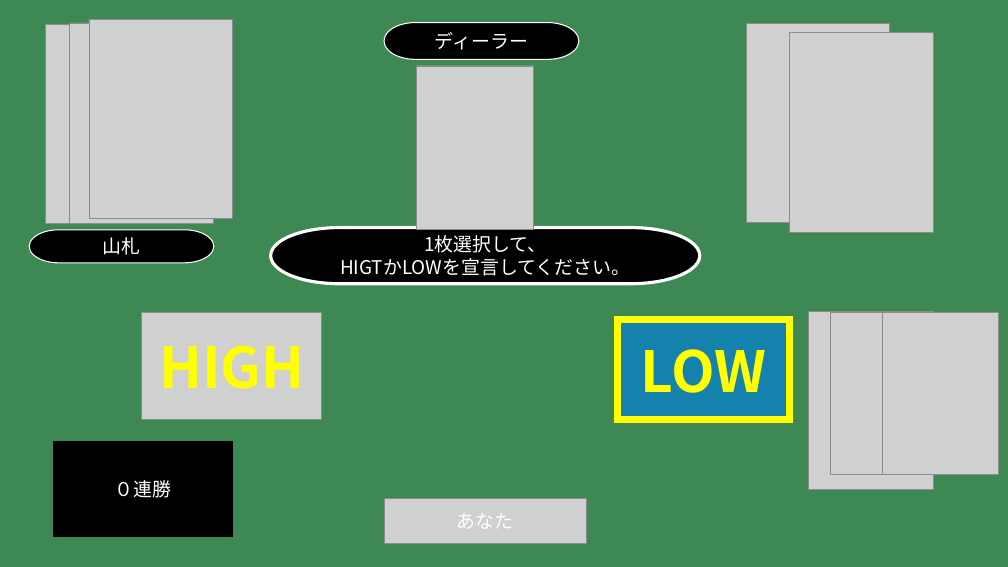
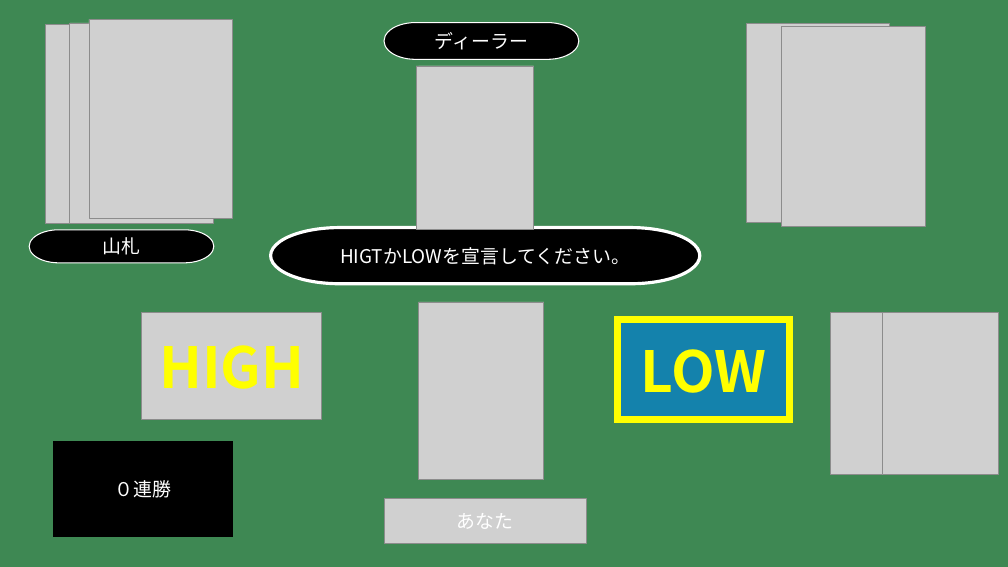
Before and after one commit to t-kobashi09/Highandlow, a slide deck: slide 4 of 設計/画面設計.pptx (slide 2 before the commit). Drawn at 1008x567 pixels with LibreOffice and Linux fonts; fonts in the diff are those of the drawing; grey boxes stand for pictures. Boxes give left, top, right and bottom in pixels: in the first picture for what was removed or moved away, otherwise in the second. Text is boxed around its words. In the diff, an @@ line names an element or a change of style, - is before the commit and + after.

```diff
--- a/設計/画面設計.pptx
+++ b/設計/画面設計.pptx
@@ picture: place and size @@
-picture at [789,33,934,233]
+picture at [781,26,926,227]
@@ text in pill shape at [340,247,630,265]: text changed @@
-1枚選択して、
-HIGTかLOWを宣言してください。
+HIGTかLOWを宣言してください。
@@ picture: place and size @@
-picture at [808,312,934,489]
+picture at [419,302,544,479]
```
Also in this commit, not shown: 2 slides added, 3 other files.
